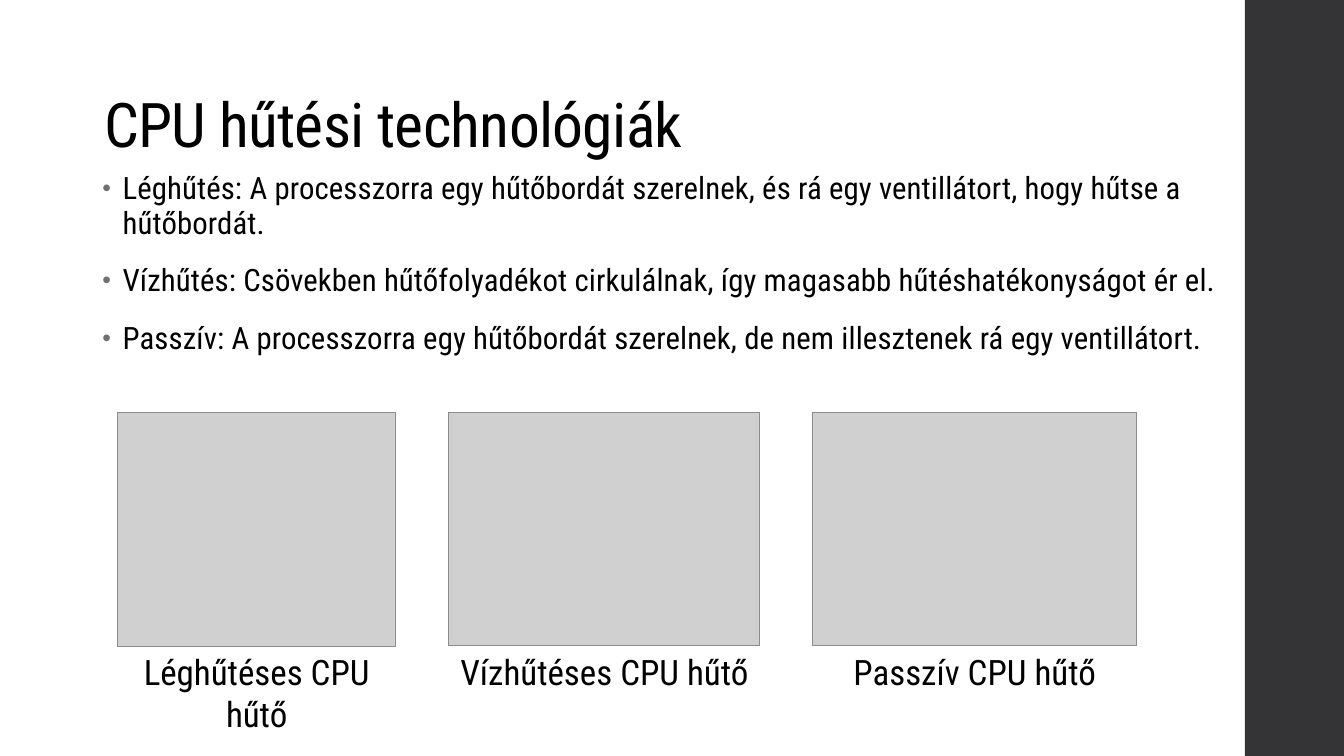
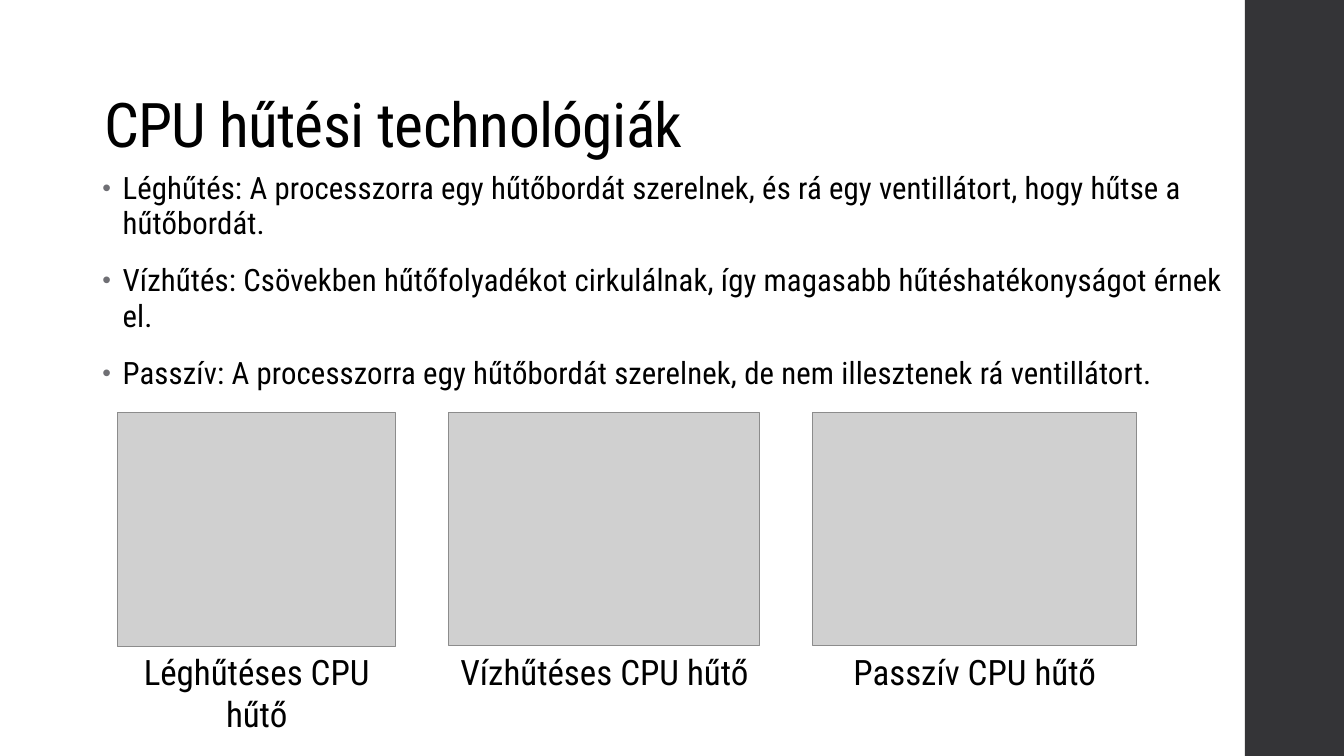
Before and after one commit to verbence/ppt-2022, a slide deck: slide 4 of cpuhutes.pptx (slide 3 before the commit). Drawn at 1344x756 pixels with LibreOffice and Linux fonts; fonts in the diff are those of the drawing; grey boxes stand for pictures. Boxes give left, top, right and bottom in pixels: in the first picture for what was removed or moved away, otherwise in the second. Text is boxed around its words. In the diff, an @@ line names an element or a change of style, - is before the commit and + after.

```diff
--- a/cpuhutes.pptx
+++ b/cpuhutes.pptx
@@ text at [123, 267, 1221, 391]: text changed @@
-• Vízhűtés: Csövekben hűtőfolyadékot cirkulálnak, így magasabb hűtéshatékonyságot ér el.
-• Passzív: A processzorra egy hűtőbordát szerelnek, de nem illesztenek rá egy ventillátort.
+• Vízhűtés: Csövekben hűtőfolyadékot cirkulálnak, így magasabb hűtéshatékonyságot érnek el.
+• Passzív: A processzorra egy hűtőbordát szerelnek, de nem illesztenek rá ventillátort.
```
Also in this commit, not shown: 7 other slides changed, 2 slides added.
